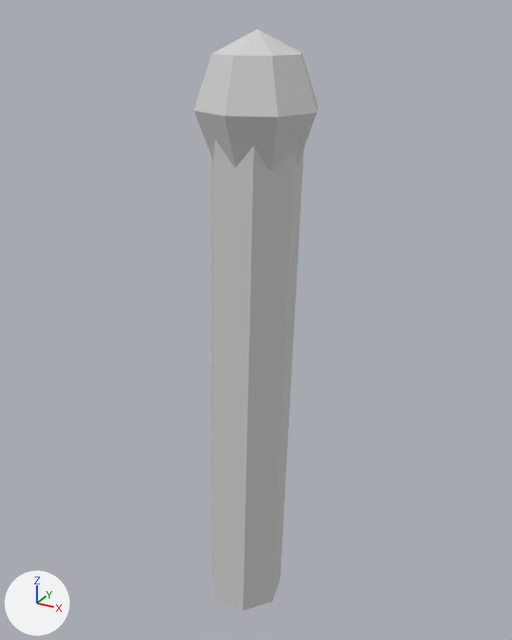
An edit to the OBJ model assets/character/obj_parts/knee_l.obj, drawn before and after from the same camera.
The view is the same before and after, from a camera (50 mm lens) standing at (0.395, -0.722, 0.102) and looking at (-0.01, 0.016, -0.267). Arrows for +X, +Y and +Z are at lower left; the lights stay in place. The older version comes first. Where no turn or scale is listed for an object, it has been applied to the vertices.

Objects in the first picture: 'Knee_knot_L', 'Lower_wooden_shin_L'.
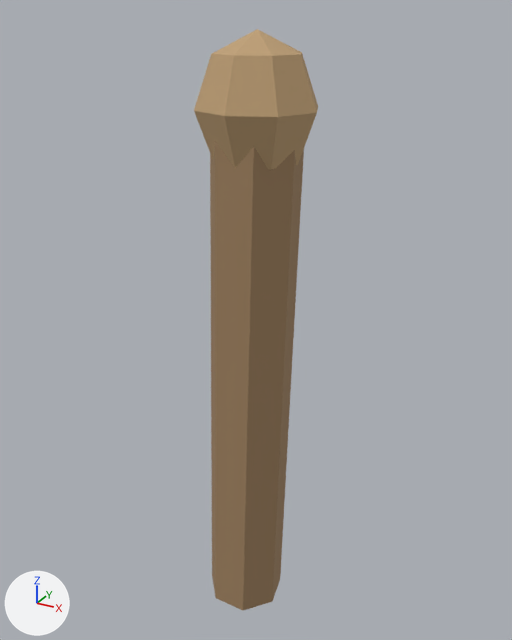
Changed parts and their boxes (x1, y1, x2, y2) in the pictures (512 x 640 px):
'Lower_wooden_shin_L', recoloured (light grey to brown): (210, 141, 304, 610) in both
'Knee_knot_L', recoloured (light grey to brown): (194, 29, 318, 170) in both

What the commit changed:
Material 'material_01_07_Warm_brown_branch' (mat_material_01_07_warm_brown_branch) is new.
Its base color is (0.36, 0.23, 0.12) (brown #a28461).
Its roughness is 0.911.
Material 'material_00_08_Dry_branch_highlight' (mat_material_00_08_dry_branch_highlight) is new.
Its base color is (0.52, 0.35, 0.18) (brown #bfa076).
Its roughness is 0.911.
me_knee_knot_l has 26 vertices, 48 faces and spans x -0.073..0.073, y -0.071..0.071, z -0.082..0.082.
me_knee_knot_l no longer uses material mat_material_default (light grey #d3d3d3).
me_knee_knot_l gains material mat_material_00_08_dry_branch_highlight (brown #bfa076).
me_lower_wooden_shin_l has 14 vertices, 24 faces and spans x -0.073..0.055, y -0.05..0.056, z -0.702..0.002.
me_lower_wooden_shin_l no longer uses material mat_material_default (light grey #d3d3d3).
me_lower_wooden_shin_l gains material mat_material_01_07_warm_brown_branch (brown #a28461).
